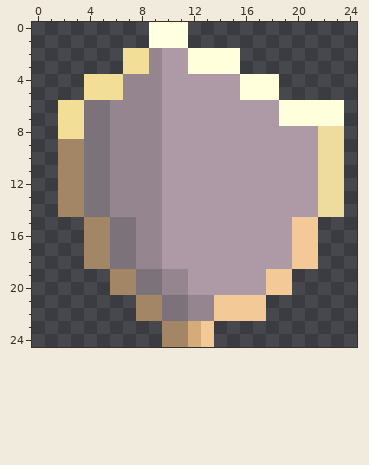
Pixel-art file, stored at Aseprite Files/UI/card_icon/icon_defense.aseprite. The first picture shows the starting point.
25x25 pixels, 1 frame.
And afterwards:
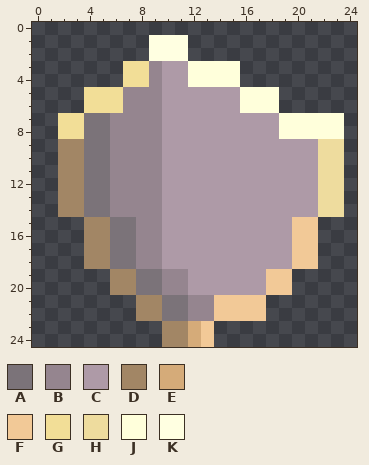
Palette (. is transparent): A #7b7379  B #95858f  C #ae9aa7  D #a28665  E #d5ab79  F #f2c997  G #f2de97  H #eedc9e  J #ffffdb  K #ffffe1
Edits made:
@@ x 0..24 @@
- 0 .........KKK.............
+ 0 .........................
  1 .........KKK.............
- 2 .......GGBCCJJJJ.........
+ 2 .........KKK.............
  3 .......GGBCCJJJJ.........
- 4 ....GGGBBBCCCCCCJJJ......
+ 4 .......GGBCCJJJJ.........
  5 ....GGGBBBCCCCCCJJJ......
- 6 ..GGAABBBBCCCCCCCCCJJJJJ.
+ 6 ....GGGBBBCCCCCCJJJ......
  7 ..GGAABBBBCCCCCCCCCJJJJJ.
- 8 ..GGAABBBBCCCCCCCCCCCCHH.
+ 8 ..GGAABBBBCCCCCCCCCJJJJJ.
  9 ..DDAABBBBCCCCCCCCCCCCHH.
